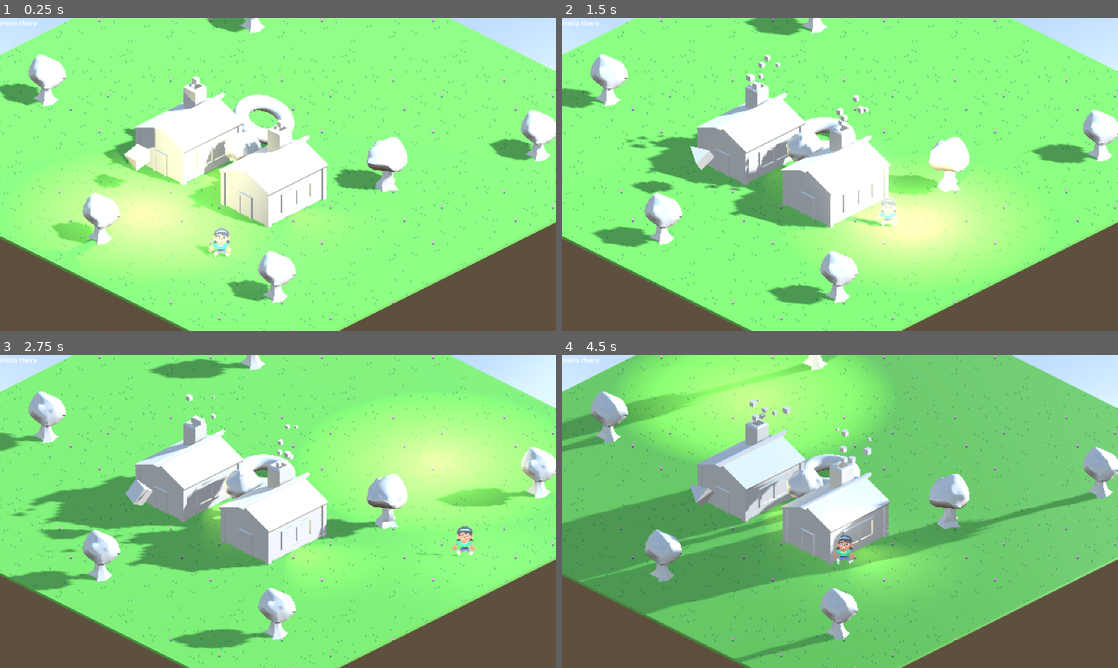
Above: before the commit, frames 1-4 (two rows, left to right).
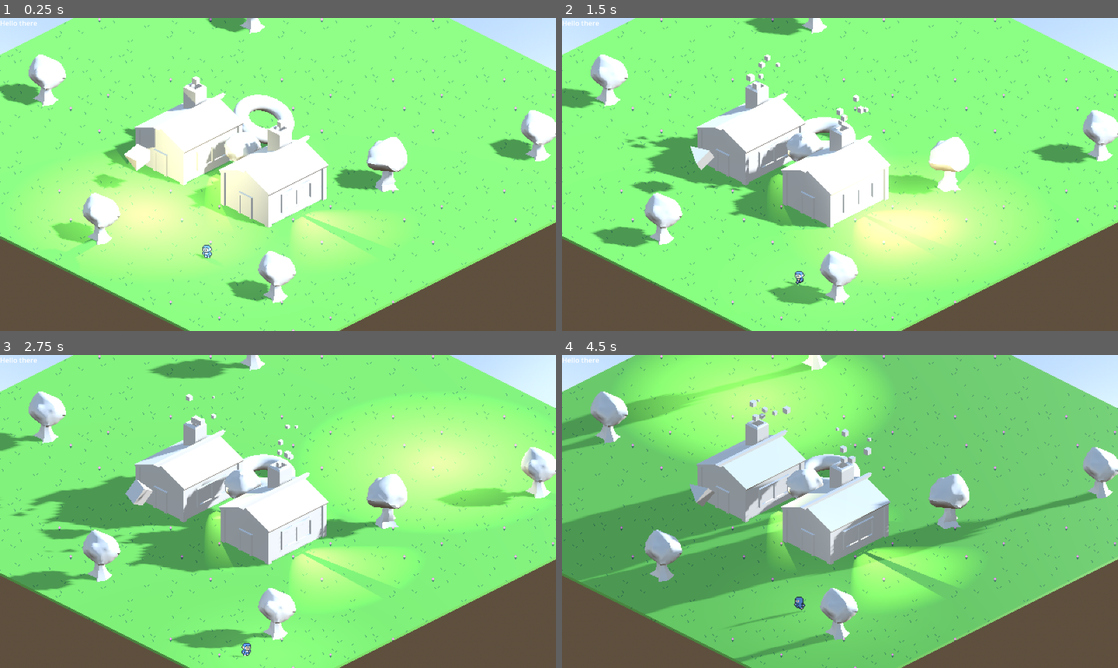
Above: after the commit, the same moments.

Repository: astrellon/godot-3d-pixel-art
Game: Godot game, scene res://game.tscn
Same seed, same stepped clock (60 frames per second), same inputs: the game is played once before the commit and once after it.
Inputs:
- Up to frame 1 (0.25 s): no input
- Up to frame 2 (1.5 s): hold Right (ui_right) 0.53-1.28 s; hold Down (ui_down) from 1.28 s (still down)
- Up to frame 3 (2.75 s): release Down (ui_down) at 2.03 s; hold Right (ui_right) from 2.03 s (still down)
- Up to frame 4 (4.5 s): release Right (ui_right) at 2.78 s; hold Up (ui_up) 2.78-3.53 s; hold Left (ui_left) from 3.53 s (still down)

The runs differ from the first frame. In frame 1, 2.1% of the frame differs, in the area x 35-69%, y 38-78%; in frame 2, 0.9%; in frame 3, 2.8%; in frame 4, 4.2%, in the area x 31-73%, y 34-87%.

Commit message:
Changed different character. Updated animations

Diff:
--- a/Character.gd
+++ b/Character.gd
@@ -1,6 +1,17 @@
 extends AnimatedSprite3D
 
-const MOVE_SPEED = 5
+const MOVE_SPEED = 2.5
+enum MoveDirection {
+	XPos, XNeg,
+	ZPos, ZNeg
+}
+enum MoveSpeed {
+	Idle, Walking
+}
+
+var facing: MoveDirection = MoveDirection.XNeg
+var move_speed: MoveSpeed = MoveSpeed.Idle
+var prev_animation: String = ""
 
 # Called when the node enters the scene tree for the first time.
 func _ready():
@@ -10,13 +21,60 @@
 func _process(delta):
 	var move = Vector3.ZERO
 	if Input.is_action_pressed("ui_left"):
-		move += Vector3.LEFT * delta * MOVE_SPEED
+		move += Vector3.FORWARD
 	if Input.is_action_pressed("ui_right"):
-		move += Vector3.RIGHT * delta * MOVE_SPEED
+		move += Vector3.BACK
 	if Input.is_action_pressed("ui_up"):
-		move += Vector3.FORWARD * delta * MOVE_SPEED
+		move += Vector3.RIGHT
 	if Input.is_action_pressed("ui_down"):
-		move += Vector3.BACK * delta * MOVE_SPEED
+		move += Vector3.LEFT
 
 	if move:
-		global_translate(move)
+		move = move.normalized() * delta * MOVE_SPEED
+
+	do_move(move)
+
+
+func do_move(delta: Vector3):
+	var new_facing = facing
+	var new_move_speed = MoveSpeed.Idle
+
+	if delta.x > 0:
+		new_facing = MoveDirection.XPos
+	elif delta.x < 0:
+		new_facing = MoveDirection.XNeg
+	elif delta.z > 0:
+		new_facing = MoveDirection.ZPos
+	elif delta.z < 0:
+		new_facing = MoveDirection.ZNeg
+
+	if delta:
+		new_move_speed = MoveSpeed.Walking
+		global_translate(delta)
+
+	var sprite_name = create_animation_name(new_move_speed, new_facing)
+	if sprite_name != prev_animation:
+		play(sprite_name)
+		prev_animation = sprite_name
+
+	facing = new_facing
+	move_speed = new_move_speed
+
+
+func create_animation_name(move_speed: MoveSpeed, facing: MoveDirection):
+	var sprite_name = "idle"
+	if move_speed == MoveSpeed.Walking:
+		sprite_name = "walk"
+
+	sprite_name += "_"
+
+	if facing == MoveDirection.XNeg:
+		sprite_name += "x_neg"
+	if facing == MoveDirection.XPos:
+		sprite_name += "x_pos"
+	if facing == MoveDirection.ZNeg:
+		sprite_name += "z_neg"
+	if facing == MoveDirection.ZPos:
+		sprite_name += "z_pos"
+
+	return sprite_name
--- a/basic_house.tscn
+++ b/basic_house.tscn
@@ -50,7 +50,8 @@
 draw_pass_1 = SubResource("BoxMesh_aa3cn")
 
 [node name="SpotLight3D" type="SpotLight3D" parent="." index="5"]
-transform = Transform3D(-4.37114e-08, 0, -1, 0, 1, 0, 1, 0, -4.37114e-08, 0.243628, -0.359437, 0.000884652)
+transform = Transform3D(-4.37114e-08, 0, -1, 0, 1, 0, 1, 0, -4.37114e-08, 0.546437, -0.359437, 0.000884652)
 light_color = Color(0.886275, 0.827451, 0.462745, 1)
 light_energy = 6.638
+shadow_enabled = true
 script = ExtResource("3_1pbae")
--- a/main.tscn
+++ b/main.tscn
@@ -1,9 +1,9 @@
-[gd_scene load_steps=19 format=3 uid="uid://bq873prt22uia"]
+[gd_scene load_steps=39 format=3 uid="uid://bq873prt22uia"]
 
 [ext_resource type="Script" path="res://rotator.gd" id="1_ocppm"]
 [ext_resource type="Material" uid="uid://bklqhvlyb1b8i" path="res://materials/grass.tres" id="2_keywd"]
 [ext_resource type="PackedScene" uid="uid://ctfu3ikk4bkty" path="res://tree.tscn" id="4_n4dj8"]
-[ext_resource type="Texture2D" uid="uid://bw2fueju2g7s" path="res://assets/Kenny/Poses/character_femalePerson_walk0.png" id="5_oobd3"]
+[ext_resource type="Texture2D" uid="uid://cqjoptcq5ka7g" path="res://assets/8-Directional Gameboy Character Template/loose sprites.png" id="5_kqt13"]
 [ext_resource type="Script" path="res://Character.gd" id="6_0snoi"]
 [ext_resource type="PackedScene" uid="uid://cxdwdfubg2srw" path="res://basic_house.tscn" id="6_u4bng"]
 
@@ -46,14 +46,186 @@
 [sub_resource type="FogMaterial" id="FogMaterial_im3sb"]
 density = 0.5
 
+[sub_resource type="AtlasTexture" id="AtlasTexture_bddfj"]
+atlas = ExtResource("5_kqt13")
+region = Rect2(0, 16, 16, 16)
+
+[sub_resource type="AtlasTexture" id="AtlasTexture_2v2rj"]
+atlas = ExtResource("5_kqt13")
+region = Rect2(0, 80, 16, 16)
+
+[sub_resource type="AtlasTexture" id="AtlasTexture_u5t70"]
+atlas = ExtResource("5_kqt13")
+region = Rect2(0, 48, 16, 16)
+
+[sub_resource type="AtlasTexture" id="AtlasTexture_3mifc"]
+atlas = ExtResource("5_kqt13")
+region = Rect2(0, 112, 16, 16)
+
+[sub_resource type="AtlasTexture" id="AtlasTexture_ccr17"]
+atlas = ExtResource("5_kqt13")
+region = Rect2(16, 16, 16, 16)
+
+[sub_resource type="AtlasTexture" id="AtlasTexture_71sqi"]
+atlas = ExtResource("5_kqt13")
+region = Rect2(32, 16, 16, 16)
+
+[sub_resource type="AtlasTexture" id="AtlasTexture_x03ti"]
+atlas = ExtResource("5_kqt13")
+region = Rect2(48, 16, 16, 16)
+
+[sub_resource type="AtlasTexture" id="AtlasTexture_m4owt"]
+atlas = ExtResource("5_kqt13")
+region = Rect2(0, 16, 16, 16)
+
+[sub_resource type="AtlasTexture" id="AtlasTexture_cwmiw"]
+atlas = ExtResource("5_kqt13")
+region = Rect2(16, 80, 16, 16)
+
+[sub_resource type="AtlasTexture" id="AtlasTexture_hmhtc"]
+atlas = ExtResource("5_kqt13")
+region = Rect2(32, 80, 16, 16)
+
+[sub_resource type="AtlasTexture" id="AtlasTexture_tl3cl"]
+atlas = ExtResource("5_kqt13")
+region = Rect2(48, 80, 16, 16)
+
+[sub_resource type="AtlasTexture" id="AtlasTexture_old5h"]
+atlas = ExtResource("5_kqt13")
+region = Rect2(0, 80, 16, 16)
+
+[sub_resource type="AtlasTexture" id="AtlasTexture_jcr22"]
+atlas = ExtResource("5_kqt13")
+region = Rect2(16, 48, 16, 16)
+
+[sub_resource type="AtlasTexture" id="AtlasTexture_n0py2"]
+atlas = ExtResource("5_kqt13")
+region = Rect2(32, 48, 16, 16)
+
+[sub_resource type="AtlasTexture" id="AtlasTexture_8aron"]
+atlas = ExtResource("5_kqt13")
+region = Rect2(48, 48, 16, 16)
+
+[sub_resource type="AtlasTexture" id="AtlasTexture_3cxhi"]
+atlas = ExtResource("5_kqt13")
+region = Rect2(0, 48, 16, 16)
+
+[sub_resource type="AtlasTexture" id="AtlasTexture_yax8m"]
+atlas = ExtResource("5_kqt13")
+region = Rect2(16, 112, 16, 16)
+
+[sub_resource type="AtlasTexture" id="AtlasTexture_ytfbe"]
+atlas = ExtResource("5_kqt13")
+region = Rect2(32, 112, 16, 16)
+
+[sub_resource type="AtlasTexture" id="AtlasTexture_cu8am"]
+atlas = ExtResource("5_kqt13")
+region = Rect2(48, 112, 16, 16)
+
+[sub_resource type="AtlasTexture" id="AtlasTexture_d8ki6"]
+atlas = ExtResource("5_kqt13")
+region = Rect2(0, 112, 16, 16)
+
 [sub_resource type="SpriteFrames" id="SpriteFrames_x1ika"]
 animations = [{
 "frames": [{
 "duration": 1.0,
-"texture": ExtResource("5_oobd3")
-}],
-"loop": true,
-"name": &"default",
+"texture": SubResource("AtlasTexture_bddfj")
+}],
+"loop": true,
+"name": &"idle_x_neg",
+"speed": 5.0
+}, {
+"frames": [{
+"duration": 1.0,
+"texture": SubResource("AtlasTexture_2v2rj")
+}],
+"loop": true,
+"name": &"idle_x_pos",
+"speed": 5.0
+}, {
+"frames": [{
+"duration": 1.0,
+"texture": SubResource("AtlasTexture_u5t70")
+}],
+"loop": true,
+"name": &"idle_z_neg",
+"speed": 5.0
+}, {
+"frames": [{
+"duration": 1.0,
+"texture": SubResource("AtlasTexture_3mifc")
+}],
+"loop": true,
+"name": &"idle_z_pos",
+"speed": 5.0
+}, {
+"frames": [{
+"duration": 1.0,
+"texture": SubResource("AtlasTexture_ccr17")
+}, {
+"duration": 1.0,
+"texture": SubResource("AtlasTexture_71sqi")
+}, {
+"duration": 1.0,
+"texture": SubResource("AtlasTexture_x03ti")
+}, {
+"duration": 1.0,
+"texture": SubResource("AtlasTexture_m4owt")
+}],
+"loop": true,
+"name": &"walk_x_neg",
+"speed": 5.0
+}, {
+"frames": [{
+"duration": 1.0,
+"texture": SubResource("AtlasTexture_cwmiw")
+}, {
+"duration": 1.0,
+"texture": SubResource("AtlasTexture_hmhtc")
+}, {
+"duration": 1.0,
+"texture": SubResource("AtlasTexture_tl3cl")
+}, {
+"duration": 1.0,
+"texture": SubResource("AtlasTexture_old5h")
+}],
+"loop": true,
+"name": &"walk_x_pos",
+"speed": 5.0
+}, {
+"frames": [{
+"duration": 1.0,
+"texture": SubResource("AtlasTexture_jcr22")
+}, {
+"duration": 1.0,
+"texture": SubResource("AtlasTexture_n0py2")
+}, {
+"duration": 1.0,
+"texture": SubResource("AtlasTexture_8aron")
+}, {
+"duration": 1.0,
+"texture": SubResource("AtlasTexture_3cxhi")
+}],
+"loop": true,
+"name": &"walk_z_neg",
+"speed": 5.0
+}, {
+"frames": [{
+"duration": 1.0,
+"texture": SubResource("AtlasTexture_yax8m")
+}, {
+"duration": 1.0,
+"texture": SubResource("AtlasTexture_ytfbe")
+}, {
+"duration": 1.0,
+"texture": SubResource("AtlasTexture_cu8am")
+}, {
+"duration": 1.0,
+"texture": SubResource("AtlasTexture_d8ki6")
+}],
+"loop": true,
+"name": &"walk_z_pos",
 "speed": 5.0
 }]
 
@@ -149,14 +321,15 @@
 material = SubResource("FogMaterial_im3sb")
 
 [node name="AnimatedSprite3D" type="AnimatedSprite3D" parent="."]
-transform = Transform3D(0.707107, 0.353554, -0.612372, 3.02059e-16, 0.866025, 0.5, 0.707107, -0.353554, 0.612372, -6.3667, -0.205647, 3.85635)
-centered = false
+transform = Transform3D(0.707107, 0.353554, -0.612372, 3.02059e-16, 0.866025, 0.5, 0.707107, -0.353554, 0.612372, -6.297, 0.018, 3.84756)
+pixel_size = 0.0278
 billboard = 1
 shaded = true
 alpha_cut = 1
 texture_filter = 0
 sprite_frames = SubResource("SpriteFrames_x1ika")
-frame_progress = 0.25799
+animation = &"walk_z_pos"
+frame_progress = 0.536828
 script = ExtResource("6_0snoi")
 
 [node name="OmniLight3D" type="OmniLight3D" parent="AnimatedSprite3D"]
Binary file changed: BasicHouse.glb
Binary file added: assets/8-Directional Gameboy Character Template/aseprite/all.aseprite
Binary file added: assets/8-Directional Gameboy Character Template/aseprite/down left.aseprite
Binary file added: assets/8-Directional Gameboy Character Template/aseprite/down right.aseprite
Binary file added: assets/8-Directional Gameboy Character Template/aseprite/down.aseprite
Binary file added: assets/8-Directional Gameboy Character Template/aseprite/left.aseprite
Binary file added: assets/8-Directional Gameboy Character Template/aseprite/right.aseprite
Binary file added: assets/8-Directional Gameboy Character Template/aseprite/up left.aseprite
Binary file added: assets/8-Directional Gameboy Character Template/aseprite/up right.aseprite
Binary file added: assets/8-Directional Gameboy Character Template/aseprite/up.aseprite
Binary file added: assets/8-Directional Gameboy Character Template/gif/all.gif
Binary file added: assets/8-Directional Gameboy Character Template/gif/down left.gif
(and 105 more such lines)
